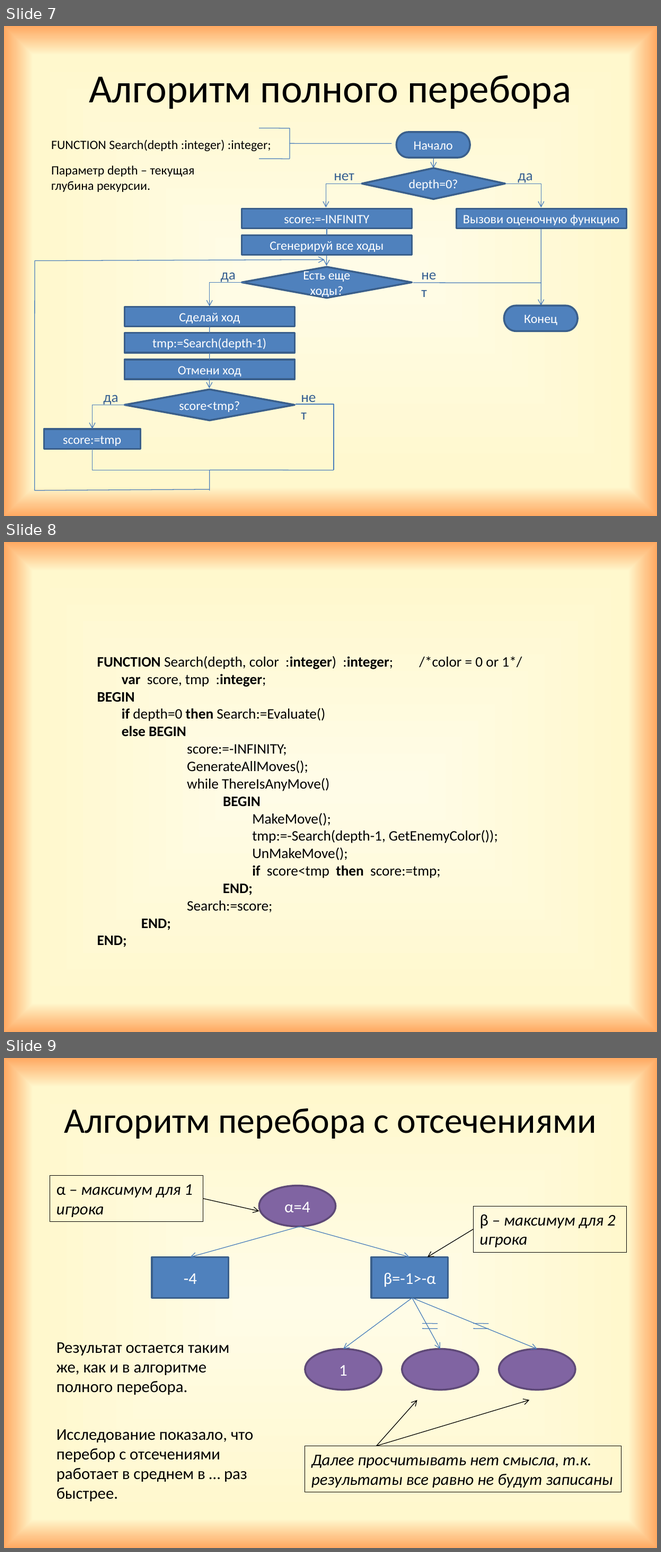
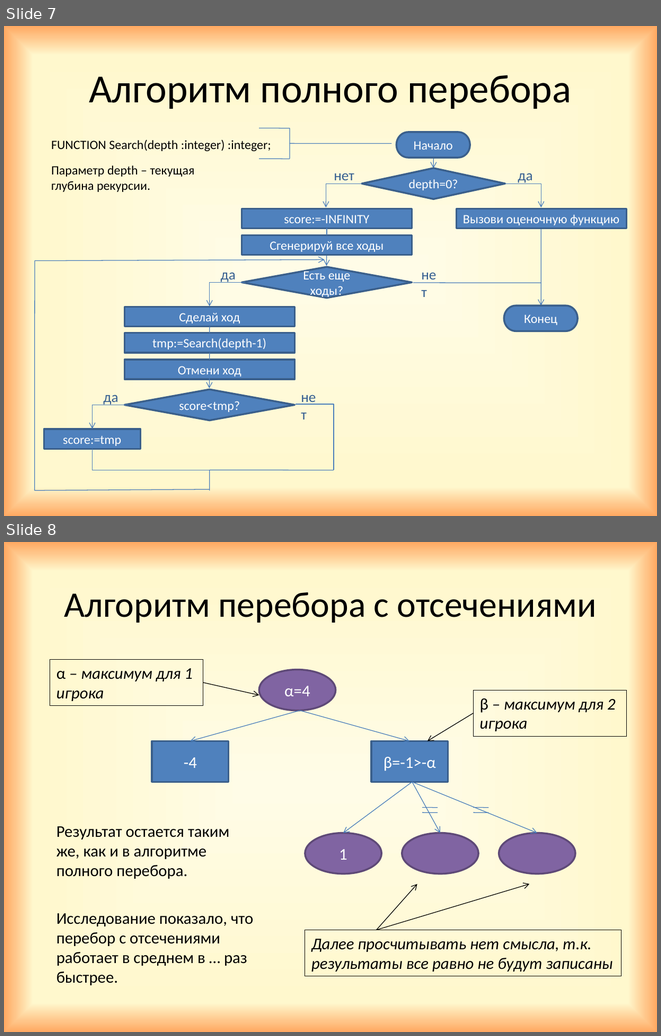
Before and after one commit to GrachevaElena/Checkers, a slide deck: Project.pptx. Shown one above the other, each under a label of ours: slides 7, 8 and 9 before the commit, slides 7 and 8 after it. The pictures are 661x1552 and 661x1036 pixels, drawn with LibreOffice and Linux fonts; fonts in the diff are those of the drawing. Boxes give left, top, right and bottom in pixels: in the first picture for what was removed or moved away, otherwise in the second. Text is boxed around its words. In the diff, an @@ line names an element or a change of style, - is before the commit and + after.

```diff
--- a/Project.pptx
+++ b/Project.pptx
@@ slide 8 removed at [4,542,657,1032], background gradient #FFFCE7 to #FFF8CD to #FFA861 @@
@@ text removed at [97,656,522,947] @@
-FUNCTION Search(depth, color :integer) :integer; /*color = 0 or 1*/
-var score, tmp :integer;
-BEGIN
-if depth=0 then Search:=Evaluate()
-else BEGIN
-score:=-INFINITY;
-GenerateAllMoves();
-while ThereIsAnyMove()
-BEGIN
-MakeMove();
-tmp:=-Search(depth-1, GetEnemyColor());
-UnMakeMove();
-if score<tmp then score:=tmp;
-END;
-Search:=score;
-END;
-END;
@@ what was slide 9 is now slide 8 @@
```
Also in this commit, not shown: 1 slide changed, 3 slides added.
